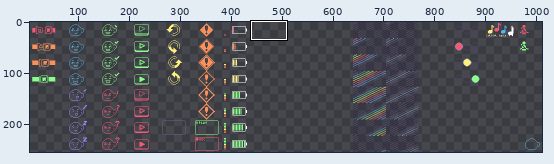
One commit to this pixel-art file: level/spaceship/materials/dashboard.aseprite. Above: a wide view before the commit, with the close-up outlined.
Close-up. First the earlier version:
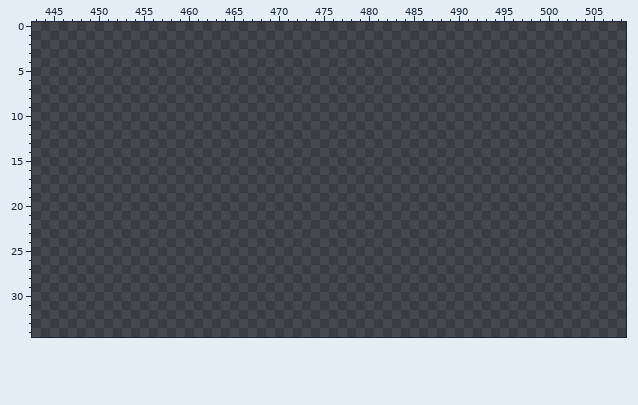
1024x256 pixels, 1 frame. Shown: x 443..508, y 0..34. The wide view leaves out empty margins.
Now the later version:
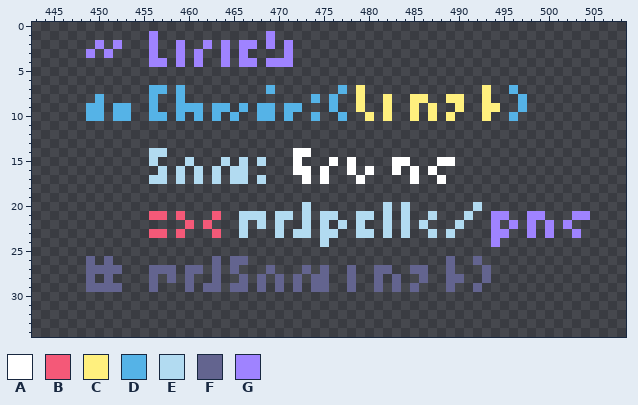
Palette (. is transparent): A #ffffff  B #f45978  C #fff07e  D #55b3e7  E #b2dbf1  F #63648f  G #9f83ff
What changed:
y 1: x 456 . -> G; x 469 . -> G
y 2: x 450 . -> G; x 452 . -> G; x 456 . -> G; x 459 . -> G; x 462 . -> G; x 464 . -> G; x 466..467 .. -> GG; x 469 . -> G; x 471 . -> G
y 3: x 449 . -> G; x 451 . -> G; x 456 . -> G; x 459 . -> G; x 461 . -> G; x 464 . -> G; x 466 . -> G; x 471 . -> G
y 4: x 456..457 .. -> GG; x 459 . -> G; x 461 . -> G; x 464 . -> G; x 466..467 .. -> GG; x 469..471 ... -> GGG
y 7: x 456..457 .. -> DD; x 459 . -> D; x 469 . -> D; x 477 . -> D; x 479 . -> C; x 493 . -> C; x 496 . -> D
y 8: x 450 . -> D; x 456 . -> D; x 459 . -> D; x 474 . -> D; x 476 . -> D; x 479 . -> C; x 482 . -> C; x 485..486 .. -> CC; x 489..490 .. -> CC; x 493 . -> C; x 497 . -> D
y 9: x 449..450 .. -> DD; x 452..453 .. -> DD; x 456 . -> D; x 459..461 ... -> DDD; x 463..464 .. -> DD; x 466 . -> D; x 468..469 .. -> DD; x 471..472 .. -> DD; x 476 . -> D; x 479 . -> C; x 482 . -> C; x 485 . -> C; x 487 . -> C; x 490 . -> C; x 493..494 .. -> CC; x 497 . -> D
y 10: x 449..450 .. -> DD; x 452..453 .. -> DD; x 456..457 .. -> DD; x 459 . -> D; x 461 . -> D; x 463 . -> D; x 465 . -> D; x 468..469 .. -> DD; x 471 . -> D; x 474 . -> D; x 477 . -> D; x 480 . -> C; x 482 . -> C; x 485 . -> C; x 487 . -> C; x 489 . -> C; x 493 . -> C; x 496 . -> D
y 14: x 456..457 .. -> EE; x 472..473 .. -> AA
y 15: x 456 . -> E; x 460 . -> E; x 464 . -> E; x 466 . -> E; x 468 . -> E; x 472 . -> A; x 476 . -> A; x 478 . -> A; x 483..484 .. -> AA; x 488..489 .. -> AA
y 16: x 457 . -> E; x 459 . -> E; x 461 . -> E; x 463 . -> E; x 465..466 .. -> EE; x 472..473 .. -> AA; x 475 . -> A; x 478 . -> A; x 480 . -> A; x 483 . -> A; x 485 . -> A; x 487 . -> A
y 17: x 456..457 .. -> EE; x 459 . -> E; x 461 . -> E; x 463 . -> E; x 465..466 .. -> EE; x 468 . -> E; x 473 . -> A; x 475 . -> A; x 479 . -> A; x 485 . -> A; x 488 . -> A
y 20: x 473 . -> E; x 482 . -> E; x 484 . -> E; x 492 . -> E
y 21: x 456..457 .. -> BB; x 459 . -> B; x 463 . -> B; x 466..468 ... -> EEE; x 470..471 .. -> EE; x 473 . -> E; x 475..476 .. -> EE; x 479..480 .. -> EE; x 482 . -> E; x 484 . -> E; x 487 . -> E; x 491 . -> E; x 494..495 .. -> GG; x 498..499 .. -> GG; x 503..504 .. -> GG
y 22: x 460 . -> B; x 462 . -> B; x 466 . -> E; x 468 . -> E; x 470 . -> E; x 473 . -> E; x 475 . -> E; x 477 . -> E; x 479 . -> E; x 482 . -> E; x 484 . -> E; x 486 . -> E; x 490 . -> E; x 494 . -> G; x 496 . -> G; x 498 . -> G; x 500 . -> G; x 502 . -> G
y 23: x 456..457 .. -> BB; x 459 . -> B; x 463 . -> B; x 466 . -> E; x 470 . -> E; x 472..473 .. -> EE; x 475..476 .. -> EE; x 479..480 .. -> EE; x 482 . -> E; x 484 . -> E; x 487 . -> E; x 489 . -> E; x 494..495 .. -> GG; x 498 . -> G; x 500 . -> G; x 503 . -> G
y 24: x 475 . -> E; x 494 . -> G
y 26: x 449 . -> F; x 451 . -> F; x 463 . -> F; x 465..466 .. -> FF; x 489 . -> F; x 492 . -> F
y 27: x 449..452 .... -> FFFF; x 456..458 ... -> FFF; x 460..461 .. -> FF; x 463 . -> F; x 465 . -> F; x 469 . -> F; x 473 . -> F; x 475 . -> F; x 478 . -> F; x 481..482 .. -> FF; x 485..486 .. -> FF; x 489 . -> F; x 493 . -> F
y 28: x 449 . -> F; x 451 . -> F; x 456 . -> F; x 458 . -> F; x 460 . -> F; x 463 . -> F; x 466 . -> F; x 468 . -> F; x 470 . -> F; x 472 . -> F; x 474..475 .. -> FF; x 478 . -> F; x 481 . -> F; x 483 . -> F; x 486 . -> F; x 489..490 .. -> FF; x 493 . -> F
y 29: x 449..452 .... -> FFFF; x 456 . -> F; x 460 . -> F; x 462..463 .. -> FF; x 465..466 .. -> FF; x 468 . -> F; x 470 . -> F; x 472 . -> F; x 474..475 .. -> FF; x 478 . -> F; x 481 . -> F; x 483 . -> F; x 485 . -> F; x 489 . -> F; x 492 . -> F
Pixel boxes of the changes (left, top, right, bottom) in both close-ups:
added: (86, 31, 590, 292)
